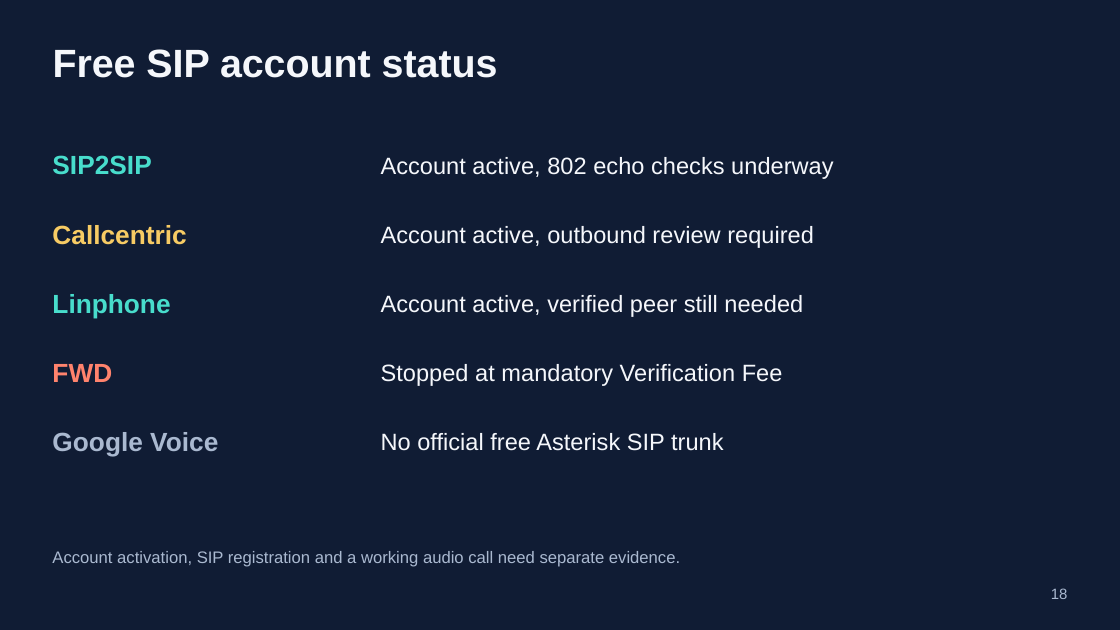
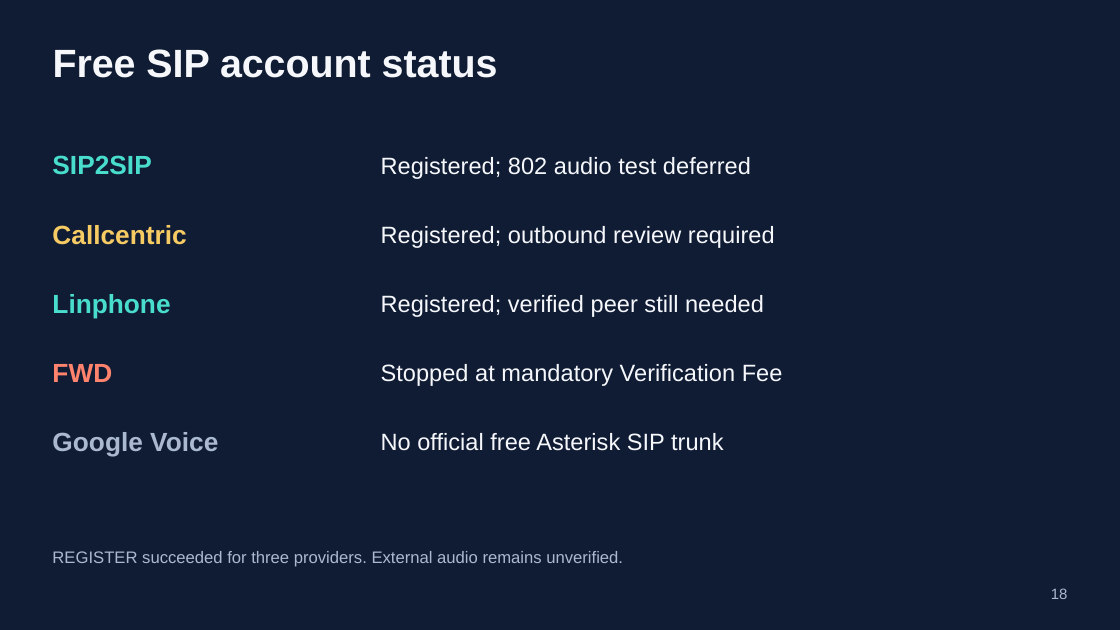
Before and after one commit to 4alvit/cisco-home-telephony, a slide deck: slide 18 of docs/slides/cisco-home-telephony.pptx. Drawn at 1120x630 pixels with LibreOffice and Linux fonts; fonts in the diff are those of the drawing. Boxes give left, top, right and bottom in pixels: in the first picture for what was removed or moved away, otherwise in the second. Text is boxed around its words. In the diff, an @@ line names an element or a change of style, - is before the commit and + after.

Commit message:
Document verified deployment and deferred phone acceptance

```diff
--- a/docs/slides/cisco-home-telephony.pptx
+++ b/docs/slides/cisco-home-telephony.pptx
@@ text at <box>381,157,751,179</box>: text changed @@
-Account active, 802 echo checks underway
+Registered; 802 audio test deferred
@@ text at <box>381,226,775,248</box>: text changed @@
-Account active, outbound review required
+Registered; outbound review required
@@ text at <box>381,295,764,317</box>: text changed @@
-Account active, verified peer still needed
+Registered; verified peer still needed
@@ text at <box>52,551,623,567</box>: text changed @@
-Account activation, SIP registration and a working audio call need separate evidence.
+REGISTER succeeded for three providers. External audio remains unverified.
```
Also in this commit, not shown: 11 other files.
